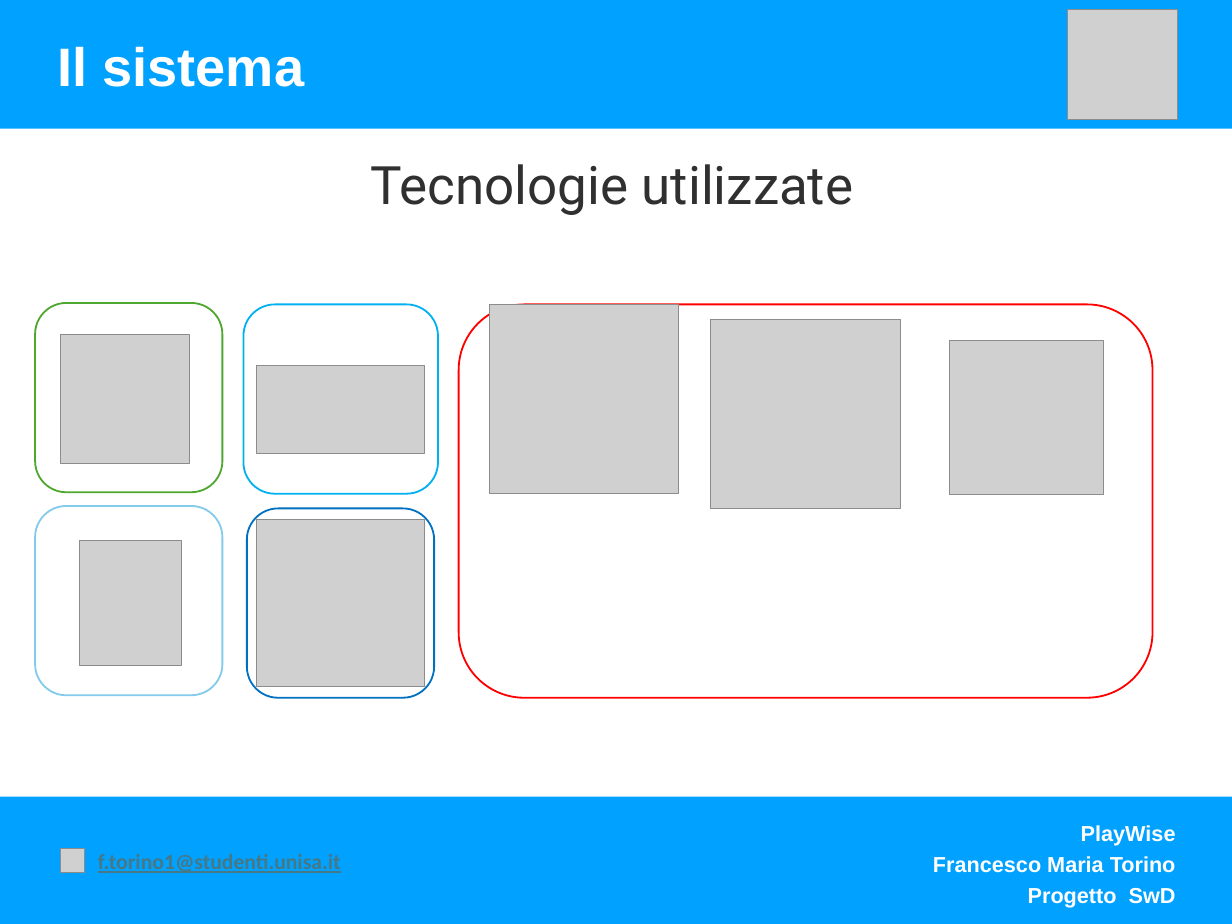
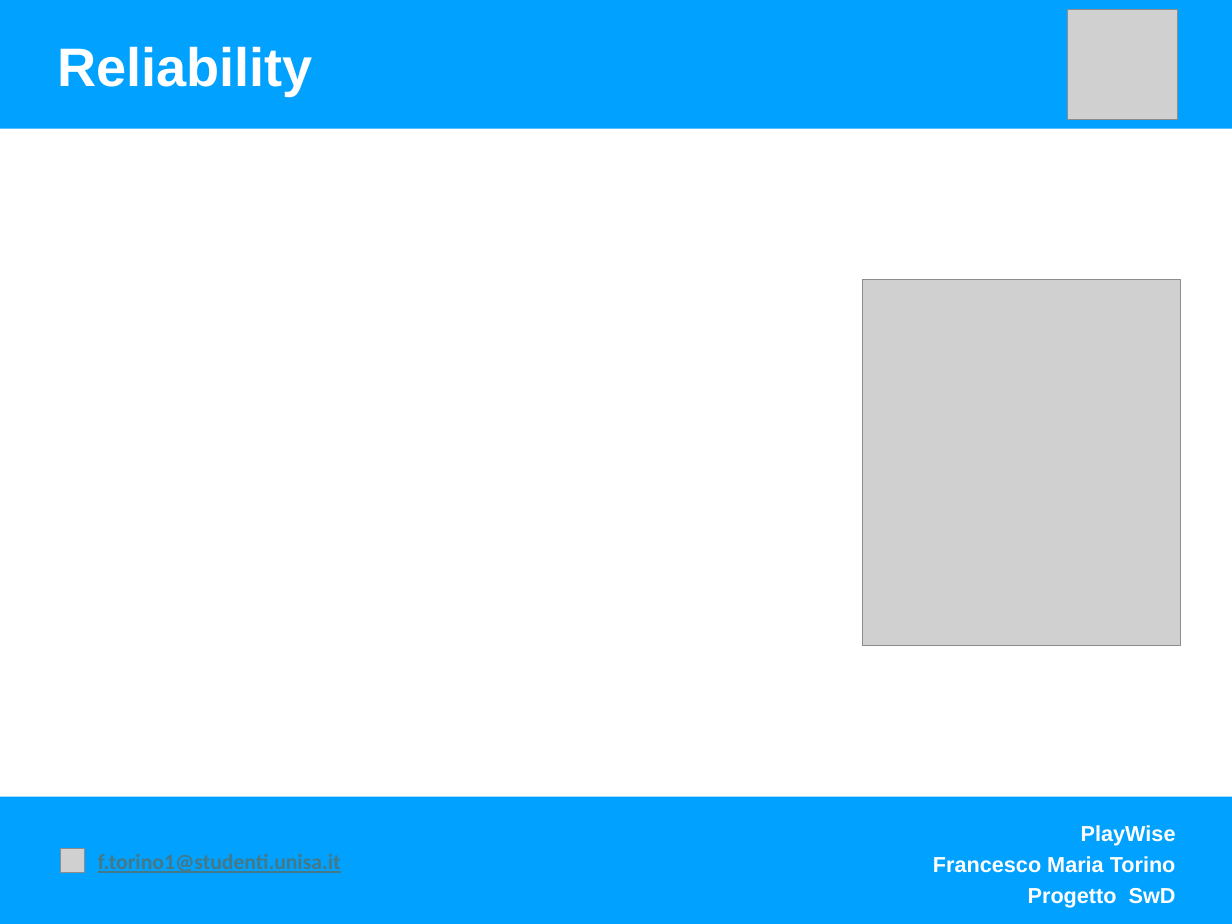
Before and after one commit to FrancescoTorino1999/PlayWiseDependability, a slide deck: slide 6 of Presentazione/Presentazione Playwise SwD.pptx (slide 4 before the commit). Drawn at 1232x924 pixels with LibreOffice and Linux fonts; fonts in the diff are those of the drawing; grey boxes stand for pictures. Boxes give left, top, right and bottom in pixels: in the first picture for what was removed or moved away, otherwise in the second. Text is boxed around its words. In the diff, an @@ line names an element or a change of style, - is before the commit and + after.

```diff
--- a/Presentazione/Presentazione Playwise SwD.pptx
+++ b/Presentazione/Presentazione Playwise SwD.pptx
@@ text at (x1=58, y1=46, x2=314, y2=96): text changed @@
-Il sistema
+Reliability
@@ text removed at (x1=371, y1=164, x2=854, y2=215) @@
-Tecnologie utilizzate
@@ picture added at (x1=863, y1=280, x2=1181, y2=646) @@
@@ rounded rectangle removed at (x1=36, y1=303, x2=223, y2=493) @@
@@ rounded rectangle removed at (x1=243, y1=304, x2=438, y2=494) @@
@@ rounded rectangle removed at (x1=458, y1=304, x2=1152, y2=697) @@
@@ picture removed at (x1=490, y1=304, x2=679, y2=494) @@
@@ picture removed at (x1=711, y1=319, x2=901, y2=509) @@
@@ picture removed at (x1=61, y1=334, x2=190, y2=464) @@
@@ picture removed at (x1=950, y1=340, x2=1104, y2=495) @@
@@ picture removed at (x1=257, y1=366, x2=425, y2=453) @@
@@ rounded rectangle removed at (x1=36, y1=506, x2=223, y2=696) @@
@@ rounded rectangle removed at (x1=247, y1=509, x2=434, y2=698) @@
@@ picture removed at (x1=257, y1=520, x2=425, y2=687) @@
@@ picture removed at (x1=80, y1=541, x2=182, y2=665) @@
```
Also in this commit, not shown: 2 other slides changed, 2 slides added, 4 other files.
